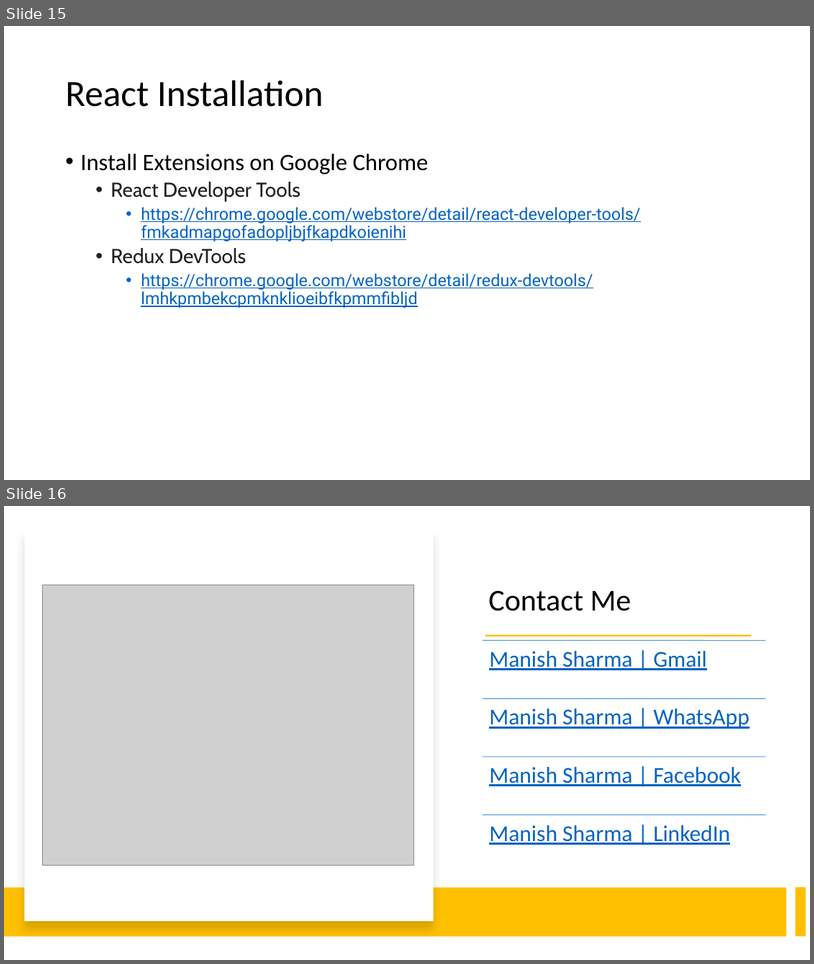
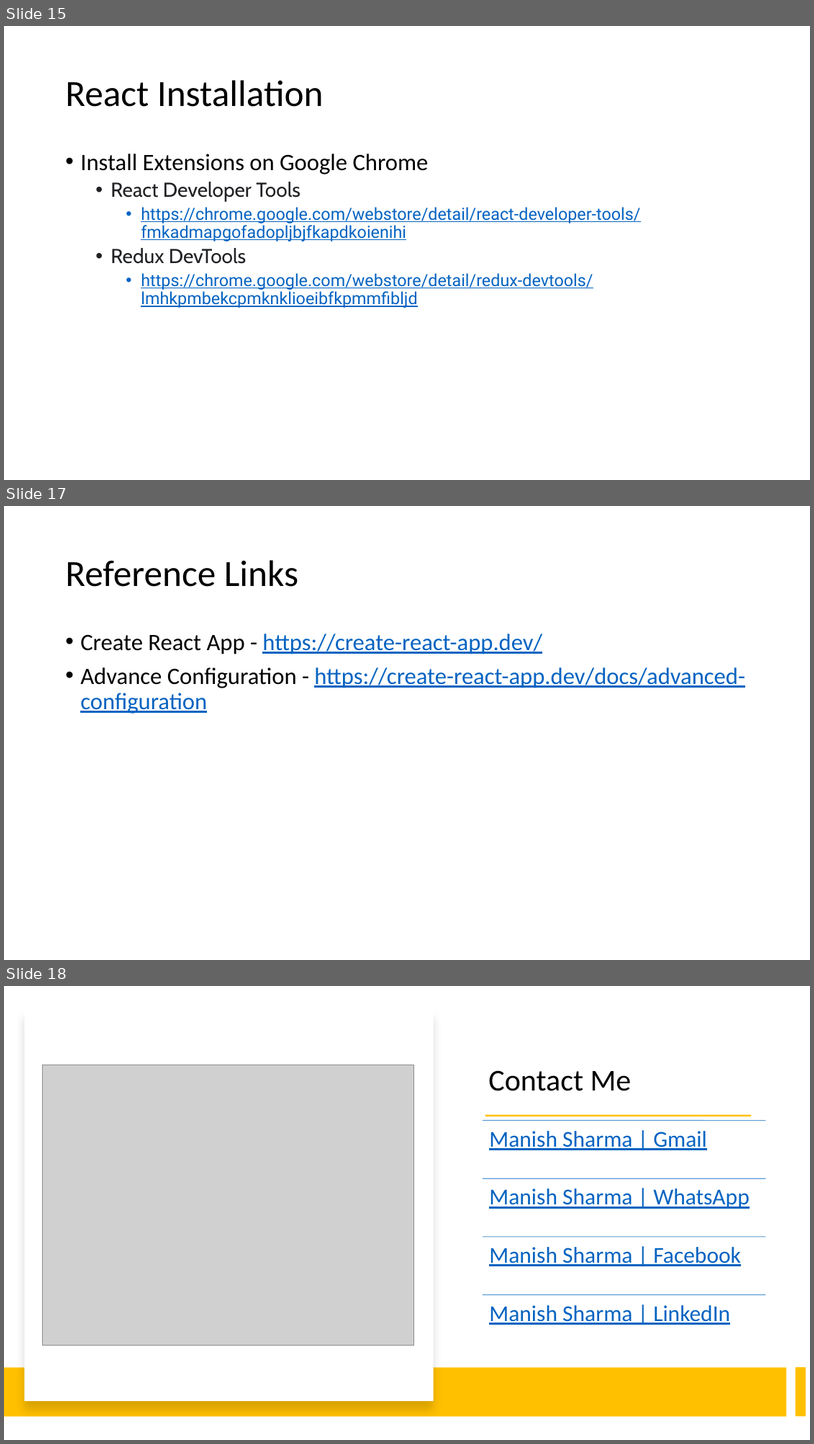
Before and after one commit to rath321/react-training-aug, a slide deck: Notes/React.pptx. Shown one above the other, each under a label of ours: slides 15 and 16 before the commit, slides 15, 17 and 18 after it; the slides between them are not shown. The pictures are 814x964 and 814x1444 pixels, drawn with LibreOffice and Linux fonts; fonts in the diff are those of the drawing; grey boxes stand for pictures. Boxes give left, top, right and bottom in pixels: in the first picture for what was removed or moved away, otherwise in the second. Text is boxed around its words. In the diff, an @@ line names an element or a change of style, - is before the commit and + after.

```diff
--- a/Notes/React.pptx
+++ b/Notes/React.pptx
@@ slide 17 added at [4,506,810,960], background #FFFFFF @@
@@ title added at [65,560,298,587], 44 pt, text #000000 @@
+Reference Links
@@ text added at [80,633,746,713], 28 pt, text #0563C1, underline @@
+• Create React App - https://create-react-app.dev/
+• Advance Configuration - https://create-react-app.dev/docs/advanced-configuration
@@ what was slide 16 is now slide 18 @@
```
Also in this commit, not shown: 1 other slide added, 6 other files.
